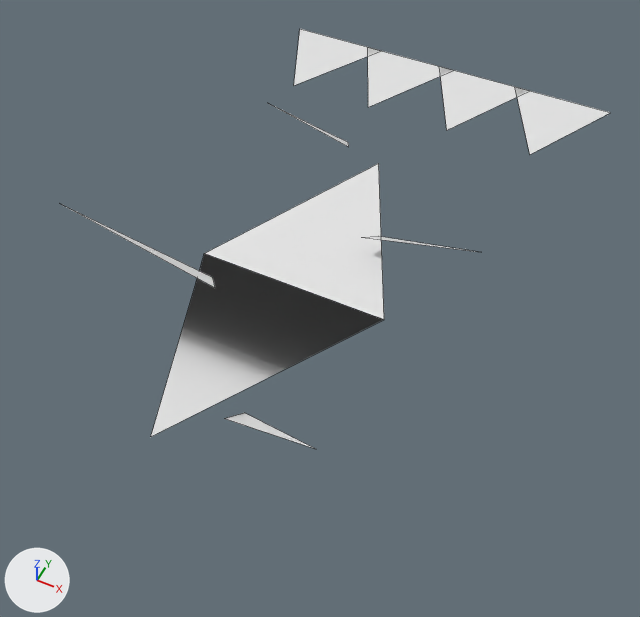
A saved change to the OBJ model GameData/Meshes/Designs/voidborn/voidborn_carrier_prototype_55.obj.
Both versions are drawn from a 50 mm camera at (5.02, -8.95, 10.88) aimed at (0.63, -0.18, -0.09). Every picture has the same lights, and +X, +Y and +Z are marked at lower left. The picture after the commit comes second. Mesh edges are drawn as thin lines. Where no turn or scale is listed for an object, it has been applied to the vertices. Vertices at exactly the same position are counted once.

In view in the first picture: 'voidborn_carrier_prototype_55'.
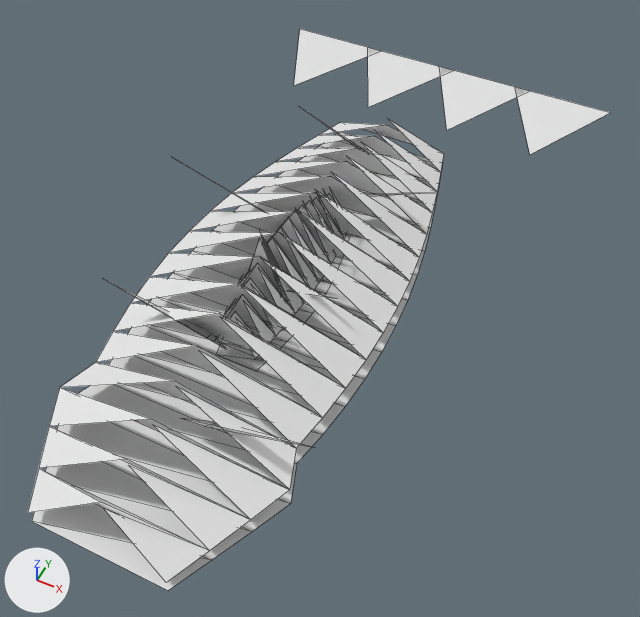
Edits to the scene script, one JSON object a line:
```json
{"block": "me_voidborn_carrier_prototype_55", "where": "# used by ob_voidborn_carrier_prototype_55; location = (0.0, 0.0, 0.0)"}
{"op": "remove", "block": "me_voidborn_carrier_prototype_55", "code": "me_voidborn_carrier_prototype_55.from_pydata(...)  # 28 vertices, 10 faces; spans x -3.59..3.58, y -4.0..7.22, z 0.0..1.32"}
{"op": "add", "block": "me_voidborn_carrier_prototype_55", "code": "me_voidborn_carrier_prototype_55.from_pydata(...)  # 258 vertices, 197 faces; spans x -3.58..3.58, y -5.45..7.22, z 0.0..2.04"}
{"block": "me_voidborn_carrier_prototype_55", "change": "me_voidborn_carrier_prototype_55 part 1: the loose piece of 4 vertices spanning x -1.7..1.7, y -4.0..3.6, z 0.0..0.83 is rebuilt with 66 vertices and now spans x -1.95..1.95, y -5.45..4.17, z 0.23..1.48"}
{"block": "me_voidborn_carrier_prototype_55", "change": "me_voidborn_carrier_prototype_55 part 2: the loose piece of 3 vertices spanning x -2.13..-0.53, y 3.12..3.67, z 0.22..1.02 is deleted"}
{"block": "me_voidborn_carrier_prototype_55", "change": "me_voidborn_carrier_prototype_55 part 3: the loose piece of 3 vertices spanning x 0.72..2.86, y 0.98..1.53, z 0.22..1.17 is deleted"}
{"block": "me_voidborn_carrier_prototype_55", "change": "me_voidborn_carrier_prototype_55 part 4: the loose piece of 3 vertices spanning x -3.59..-0.9, y -1.15..-0.6, z 0.22..1.32 is deleted"}
{"block": "me_voidborn_carrier_prototype_55", "change": "me_voidborn_carrier_prototype_55 part 5: the loose piece of 3 vertices spanning x 0.53..2.13, y -3.29..-2.74, z 0.22..1.02 is deleted"}
{"block": "me_voidborn_carrier_prototype_55", "change": "me_voidborn_carrier_prototype_55 part 6"}
{"block": "me_voidborn_carrier_prototype_55", "change": "166 vertices are added at x -2.31..2.31, y -5.45..4.17, z 0.0..2.04"}
{"block": "me_voidborn_carrier_prototype_55", "change": "14 new vertices lie (0.74, 0.0, 0.0) away from vertices in x -0.37, y -1.85..1.54, z 0.0..0.6"}
{"block": "me_voidborn_carrier_prototype_55", "change": "145 new faces join them"}
```

Pixel boxes [x1, y1, x2, y2] of what changed, in the pictures (640 x 617 px):
```json
{"object": "voidborn_carrier_prototype_55", "change": "reshaped", "before": [65, 29, 610, 449], "after": [28, 29, 610, 590], "on screen": "7% wider, 33% taller"}
{"part": 1, "of": "me_voidborn_carrier_prototype_55", "change": "rebuilt", "before": [151, 163, 384, 436], "after": [28, 119, 444, 582], "on screen": "78% wider, 69% taller"}
{"part": 2, "of": "me_voidborn_carrier_prototype_55", "change": "deleted", "before": [270, 104, 349, 147]}
{"part": 3, "of": "me_voidborn_carrier_prototype_55", "change": "deleted", "before": [363, 236, 476, 252]}
{"part": 4, "of": "me_voidborn_carrier_prototype_55", "change": "deleted", "before": [65, 206, 215, 288]}
{"part": 5, "of": "me_voidborn_carrier_prototype_55", "change": "deleted", "before": [224, 413, 315, 449]}
{"part": 6, "of": "me_voidborn_carrier_prototype_55", "change": "added", "after": [32, 109, 443, 590]}
```
